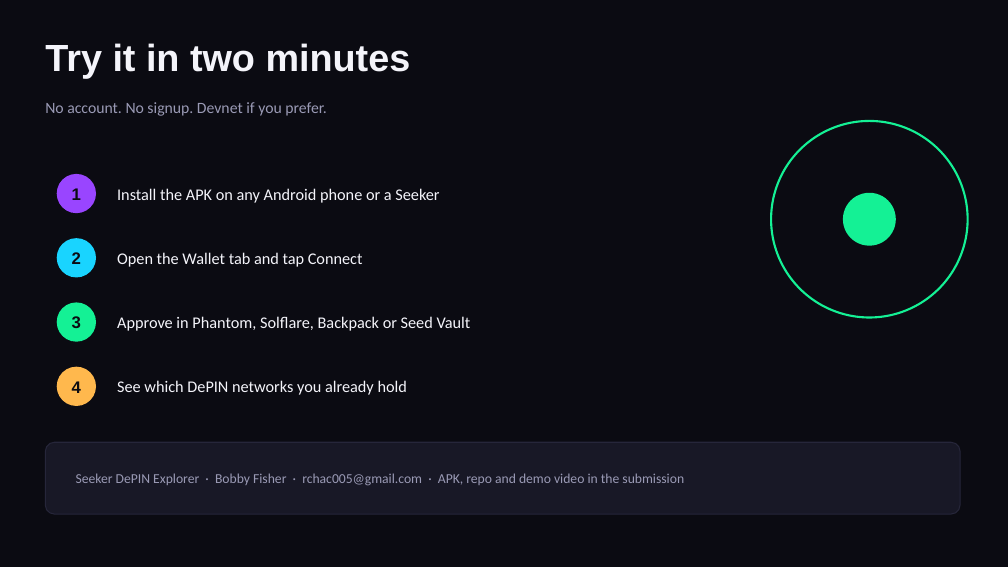
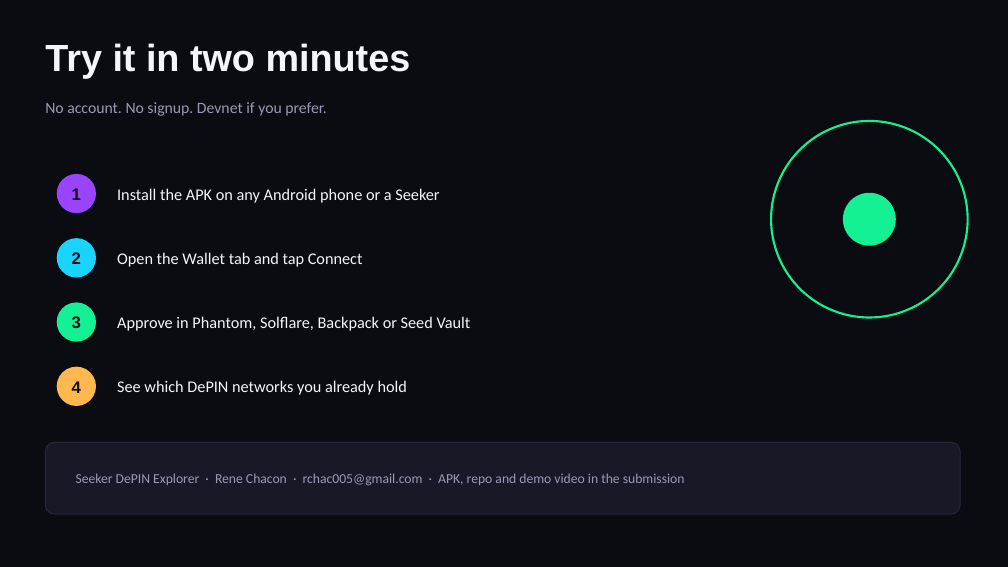
Before and after one commit to ucsdmiami2020/seeker-depin-explorer, a slide deck: slide 10 of docs/pitch-deck.pptx. Drawn at 1008x567 pixels with LibreOffice and Linux fonts; fonts in the diff are those of the drawing. Boxes give left, top, right and bottom in pixels: in the first picture for what was removed or moved away, otherwise in the second. Text is boxed around its words. In the diff, an @@ line names an element or a change of style, - is before the commit and + after.

```diff
--- a/docs/pitch-deck.pptx
+++ b/docs/pitch-deck.pptx
@@ text at [76, 473, 685, 486]: text changed @@
-Seeker DePIN Explorer · Bobby Fisher · rchac005@gmail.com · APK, repo and demo video in the submission
+Seeker DePIN Explorer · Rene Chacon · rchac005@gmail.com · APK, repo and demo video in the submission
```
Also in this commit, not shown: 1 other slide changed, 9 other files.
